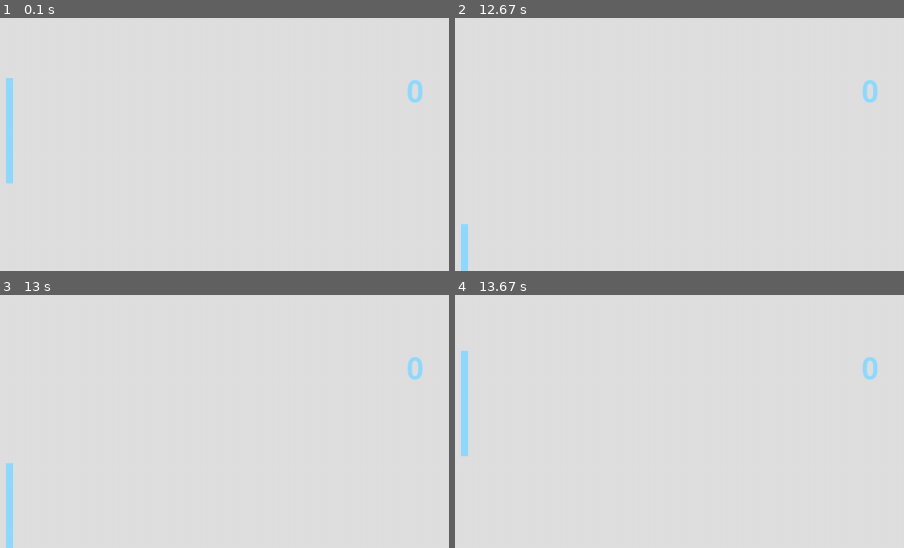
Above: before the commit, frames 1-4 (two rows, left to right).
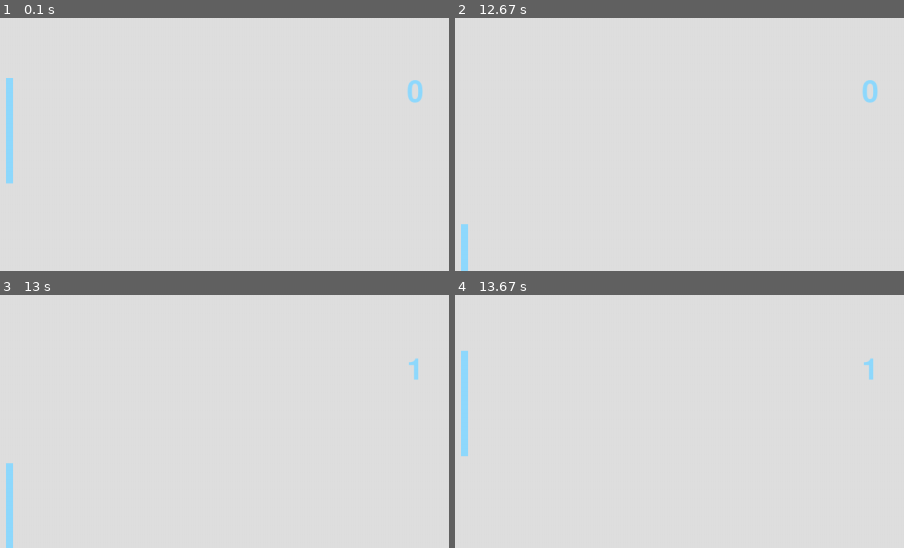
Above: after the commit, the same moments.

Repository: 100ballovby/tuesday_start_5PM_2122
Game: pygame game, started from 22_lesson_0103/00_pong_p2.py
The game is run twice, just before and just after one commit, with the same random seed, the same clock (stepped at 60 frames per second) and the same inputs.
Inputs:
- Up to frame 1 (0.1 s): no input
- Up to frame 2 (12.67 s): hold Up 0.33-0.8 s; hold Down 0.83-1.2 s; hold Up 1.23-1.53 s; hold Down 1.57-1.87 s; hold Up 1.9-2.27 s; hold Down 2.3-2.67 s; hold Up 2.7-3 s; hold Down 3.03-3.33 s; hold Up 3.37-3.73 s; hold Down 3.77-4.13 s; hold Up 4.17-4.47 s; hold Down 4.5-4.8 s; hold Up 4.83-5.2 s; hold Down 5.23-5.6 s; hold Up 5.63-5.93 s; hold Down 5.97-6.27 s; hold Up 6.3-6.67 s; hold Down 6.7-7.07 s; hold Up 7.1-7.4 s; hold Down 7.43-7.73 s; hold Up 7.77-8.13 s; hold Down 8.17-8.53 s; hold Up 8.57-8.87 s; hold Down 8.9-9.2 s; hold Up 9.23-9.6 s; hold Down 9.63-10 s; hold Up 10.03-10.33 s; hold Down 10.37-10.67 s; hold Up 10.7-11.07 s; hold Down 11.1-11.47 s; hold Up 11.5-11.8 s; hold Down 11.83-12.13 s; hold Up 12.17-12.53 s; hold Down from 12.57 s (still down)
- Up to frame 3 (13 s): release Down at 12.93 s; hold Up from 12.97 s (still down)
- Up to frame 4 (13.67 s): release Up at 13.27 s; hold Down 13.3-13.6 s; hold Up from 13.63 s (still down)
The pictures show only the part of the screen within x 0-50%, y 38-88%; the shares and areas given below are measured in that part.

Frames 1-2 are identical in both runs. In frame 3, 0.2% of the frame differs, in the area x 90-95%, y 24-34%; in frame 4, 0.2%.

Commit message:
Adding score counting

Diff:
--- a/22_lesson_0103/00_pong_p2.py
+++ b/22_lesson_0103/00_pong_p2.py
@@ -13,7 +13,7 @@
     :param enm: ракетка-враг
     :return: None
     """
-    global ball_speed_x, ball_speed_y
+    global ball_speed_x, ball_speed_y, player_score, opponent_score
 
     obj.x += ball_speed_x
     obj.y += ball_speed_y
@@ -23,8 +23,10 @@
 
     elif obj.left <= 0:
         restart(width, height, obj)
+        player_score += 1
     elif obj.right > width:  # если мяч ударился об правую или левую границу экрана
         restart(width, height, obj)  # направить его в противоположную сторону
+        opponent_score += 1
 
     if obj.colliderect(plr) or obj.colliderect(enm):  # если мяч коснулся игрока или врага
         ball_speed_x *= - 1  # отбить мяч в другую сторону
